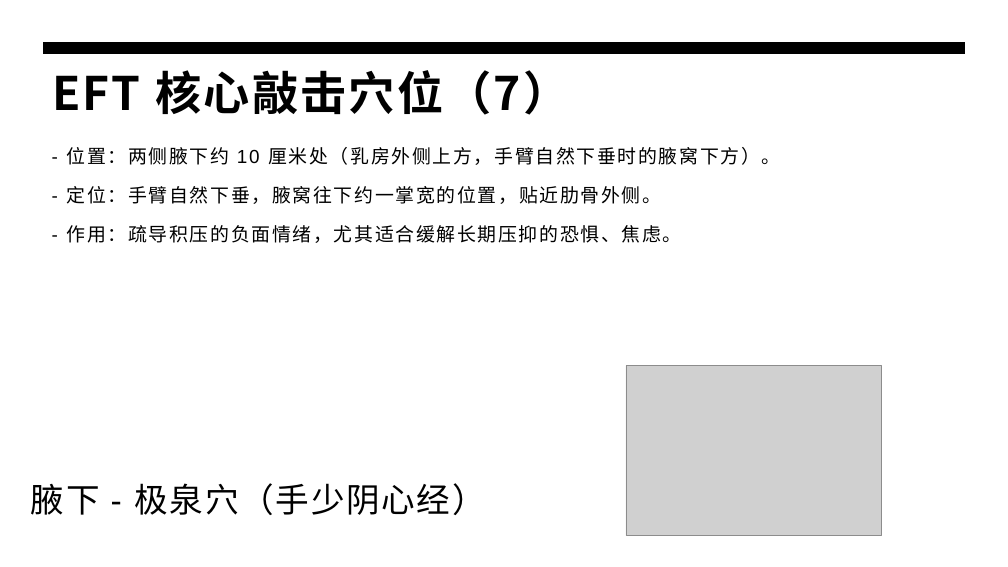
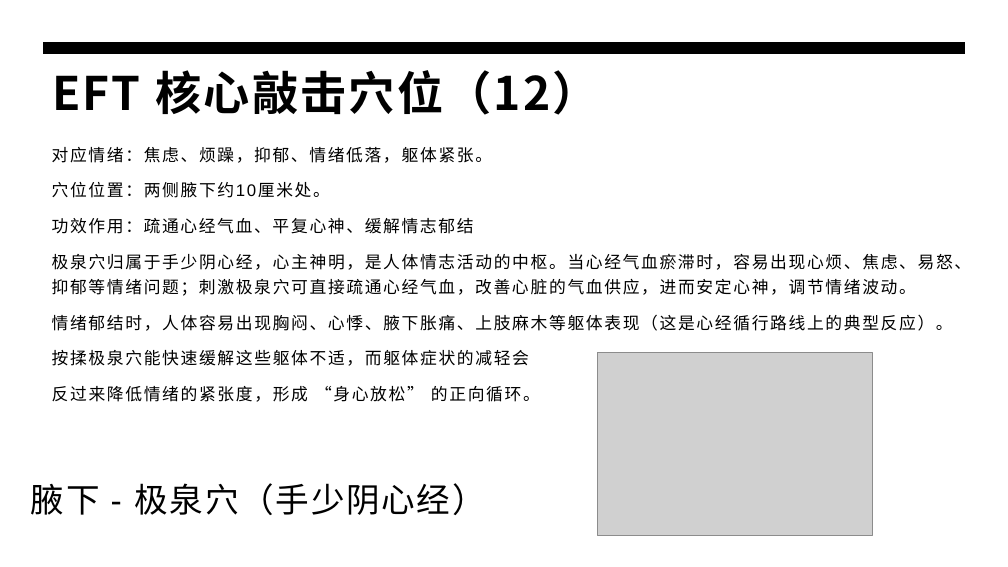
Before and after one commit to panxibei/writing, a slide deck: slide 26 of 44_心理学/28_浥尘伙伴社团原创：音乐治疗/PPT/浥尘伙伴社团原创：情绪释放疗法（EFT）心理训练.pptx. Drawn at 1008x567 pixels with LibreOffice and Linux fonts; fonts in the diff are those of the drawing; grey boxes stand for pictures. Boxes give left, top, right and bottom in pixels: in the first picture for what was removed or moved away, otherwise in the second. Text is boxed around its words. In the diff, an @@ line names an element or a change of style, - is before the commit and + after.

```diff
--- a/44_心理学/28_浥尘伙伴社团原创：音乐治疗/PPT/浥尘伙伴社团原创：情绪释放疗法（EFT）心理训练.pptx
+++ b/44_心理学/28_浥尘伙伴社团原创：音乐治疗/PPT/浥尘伙伴社团原创：情绪释放疗法（EFT）心理训练.pptx
@@ title at [52, 70, 599, 115]: text changed @@
-EFT 核心敲击穴位（7）
+EFT 核心敲击穴位（12）
@@ text at [52, 147, 971, 402]: text changed; size 18 to 16 pt @@
-- 位置：两侧腋下约 10 厘米处（乳房外侧上方，手臂自然下垂时的腋窝下方）。
-- 定位：手臂自然下垂，腋窝往下约一掌宽的位置，贴近肋骨外侧。
-- 作用：疏导积压的负面情绪，尤其适合缓解长期压抑的恐惧、焦虑。
+对应情绪：焦虑、烦躁，抑郁、情绪低落，躯体紧张。
+穴位位置：两侧腋下约10厘米处。
+功效作用：疏通心经气血、平复心神、缓解情志郁结
+极泉穴归属于手少阴心经，心主神明，是人体情志活动的中枢。当心经气血瘀滞时，容易出现心烦、焦虑、易怒、抑郁等情绪问题；刺激极泉穴可直接疏通心经气血，改善心脏的气血供应，进而安定心神，调节情绪波动。
+情绪郁结时，人体容易出现胸闷、心悸、腋下胀痛、上肢麻木等躯体表现（这是心经循行路线上的典型反应）。
+按揉极泉穴能快速缓解这些躯体不适，而躯体症状的减轻会
+反过来降低情绪的紧张度，形成 “身心放松” 的正向循环。
@@ picture: place and size @@
-picture at [626, 366, 882, 536]
+picture at [597, 352, 872, 535]
```
Also in this commit, not shown: 7 other slides changed, 2 slides added, 1 slide removed.
